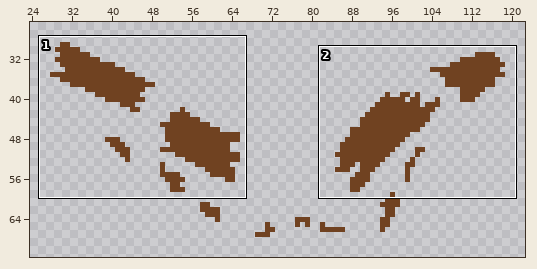
File history of a sprite sheet, Assets/Sprites/Broken Plank/Broken Plank6.png. Above, an overview of the earlier version with the close-up marked.
Close-up. The starting point:
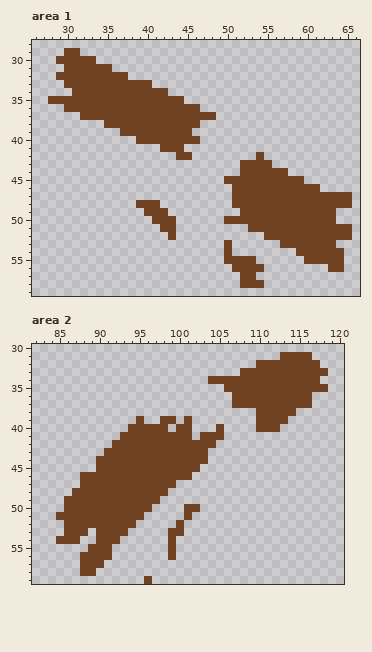
The file is 160x78 pixels. Shown: area 1: x 26..66, y 28..59; area 2: x 82..120, y 30..59. The wide view leaves out empty margins.
The same view after the edit:
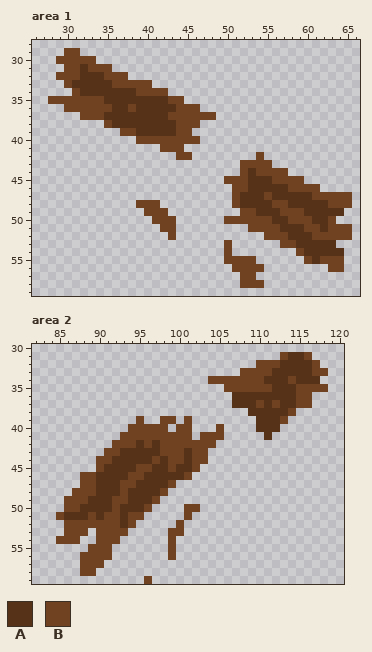
Palette (. is transparent): A #553218  B #704221
Edits made:
Area 1:
Colour A is added in row 49 at x 64.
Colour A replaces colour B in row 31 at x 32; in row 32 at x 32 to 34; in row 33 at x 31 to 35; in row 34 at x 32 to 38; in row 35 at x 35 to 42; in row 36 at x 36 to 37 and 39 to 43.
Colour A replaces colour B in row 37 at x 35 to 42; in row 38 at x 36 to 43; in row 39 at x 39 to 43; in row 44 at x 53; in row 45 at x 53 to 55; in row 46 at x 53 to 57.
Colour A replaces colour B in row 47 at x 52 to 54 and 56 to 60; in row 48 at x 52 to 55 and 58 to 62; in row 49 at x 54 to 56 and 60 to 63; in row 50 at x 56 to 57 and 61 to 62; in row 51 at x 57 to 59 and 62; in row 52 at x 58 to 60.
Colour A replaces colour B in row 53 at x 59 to 63; in row 54 at x 60 to 64; in row 55 at x 61.
Area 2:
Colour A is added in row 38 at x 109; in row 41 at x 111.
Colour A replaces colour B in row 31 at x 114 to 115; in row 32 at x 113 to 116; in row 33 at x 112 to 116; in row 34 at x 111 to 113 and 115 to 117; in row 35 at x 112 to 114; in row 36 at x 107 to 114.
Colour A replaces colour B in row 37 at x 107 to 109, 111 and 113 to 114; in row 38 at x 110 to 113; in rows 39 to 40 at x 110 to 112; in row 42 at x 95 and 97; in row 43 at x 93 to 97 and 101; in row 44 at x 92 to 96, 98 and 101.
Colour A replaces colour B in row 45 at x 91 to 94, 97 to 98 and 100 to 101; in row 46 at x 90 to 93 and 96 to 100; in row 47 at x 90 to 92 and 95 to 98; in row 48 at x 90 to 92 and 94 to 97; in row 49 at x 89 to 91 and 94 to 96; in row 50 at x 88 to 91 and 93 to 95.
Colour A replaces colour B in row 51 at x 86 to 88, 90 and 93; in row 52 at x 93.
Pixel boxes of the changes (left, top, right, bottom) in both close-ups:
changed: (72, 64, 176, 136)
changed: (240, 168, 344, 264)
changed: (232, 352, 320, 440)
changed: (64, 440, 192, 528)
